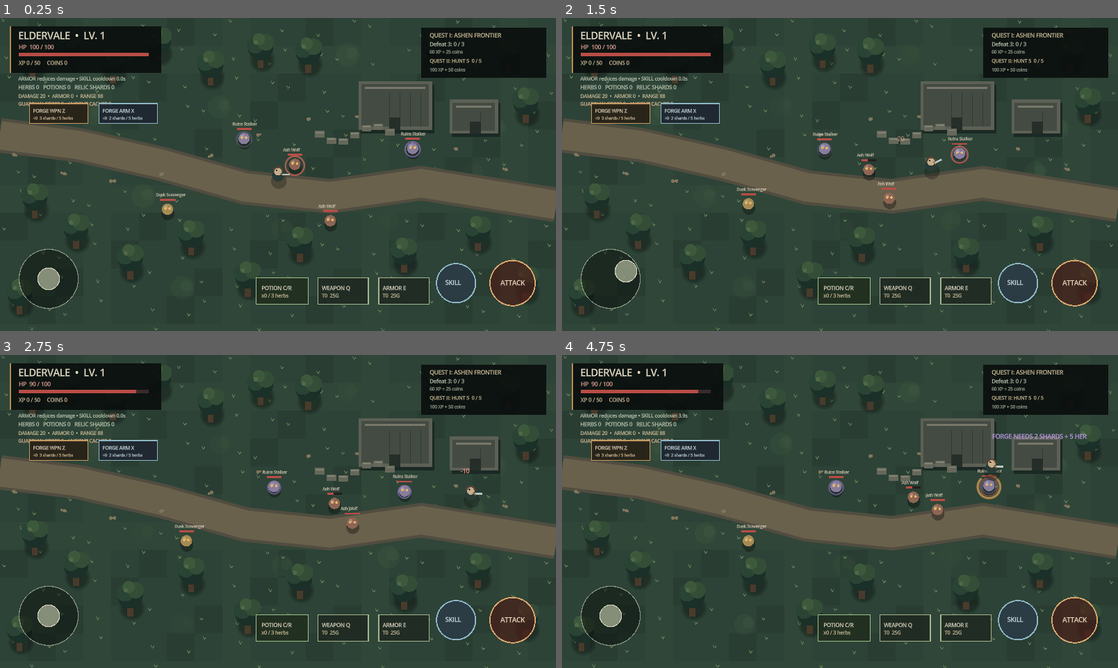
Above: before the commit, frames 1-4 (two rows, left to right).
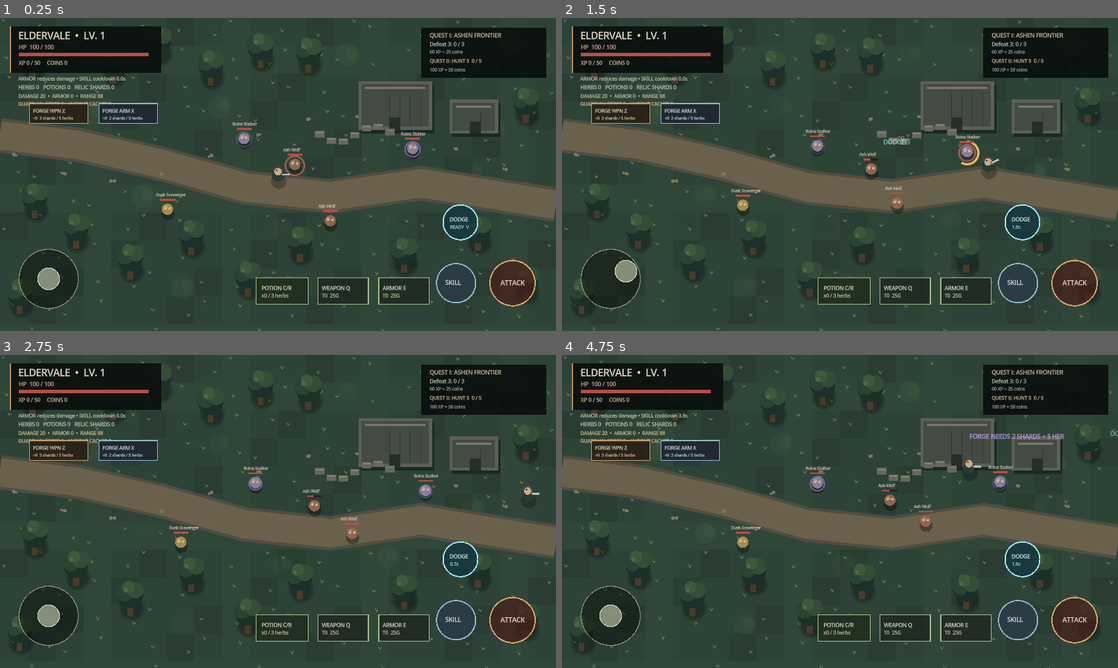
Above: after the commit, the same moments.

Repository: filesgloom-png/ELDERVALE
Game: Godot game, scene res://scenes/main.tscn
Same seed, same stepped clock (60 frames per second), same inputs: the game is played once before the commit and once after it.
Inputs (mouse positions are in pixels of both pictures, inside the frame that each line leads up to):
- Up to frame 1 (0.25 s): no input
- Up to frame 2 (1.5 s): tap Enter (ui_accept) at 0.5, 0.77 s; move the mouse to (962, 158) at 0.52 s; hold Right (ui_right) 0.53-1.25 s; tap V at 0.6 s; click (962, 158) at 0.67 s; drag from (728, 190) to (812, 237) at 1.27 s
- Up to frame 3 (2.75 s): move the mouse to (333, 442) at 2.02 s; hold Right (ui_right) from 2.03 s (still down); tap Q at 2.1 s; tap V at 2.3 s
- Up to frame 4 (4.75 s): release Right (ui_right) at 2.75 s; drag from (812, 574) to (673, 464) at 2.77 s; move the mouse to (1006, 558) at 3.52 s; hold Left (ui_left) 3.53-4.25 s; tap F at 3.6 s; tap Enter (ui_accept) at 3.77 s; tap V at 3.8 s; drag from (673, 464) to (756, 433) at 4.27 s

The runs differ from the first frame. In frame 1, 0.2% of the frame differs, in the area x 79-86%, y 59-72%; in frame 2, 1.5%; in frame 3, 1.5%; in frame 4, 1.9%, in the area x 5-100%, y 8-72%.

Commit message:
feat: add timed dodge roll and attack evasion

Diff:
--- a/scripts/main.gd
+++ b/scripts/main.gd
@@ -21,6 +21,9 @@
 var skill_cooldown := 0.0
 var mob_attack_cooldown := 0.0
 var player_hit_flash := 0.0
+var dodge_time := 0.0
+var dodge_cooldown := 0.0
+var dodge_direction: Vector2 = Vector2.RIGHT
 var weapon_tier := 0
 var armor_tier := 0
 var herbs := 0
@@ -49,6 +52,8 @@
 func _process(delta: float) -> void:
 	elapsed += delta
 	player_hit_flash = maxf(player_hit_flash - delta, 0.0)
+	dodge_time = maxf(dodge_time - delta, 0.0)
+	dodge_cooldown = maxf(dodge_cooldown - delta, 0.0)
 	attack_cooldown = maxf(attack_cooldown - delta, 0.0)
 	skill_cooldown = maxf(skill_cooldown - delta, 0.0)
 	mob_attack_cooldown = maxf(mob_attack_cooldown - delta, 0.0)
@@ -61,7 +66,10 @@
 	var keyboard_vector := Input.get_vector("ui_left", "ui_right", "ui_up", "ui_down")
 	var direction := joystick_vector if joystick_vector.length_squared() > 0.001 else keyboard_vector
 	move_vector = direction.limit_length(1.0)
-	player_position += move_vector * PLAYER_SPEED * delta
+	if dodge_time > 0.0:
+		player_position += dodge_direction * 560.0 * delta
+	else:
+		player_position += move_vector * PLAYER_SPEED * delta
 	player_position.x = clampf(player_position.x, 36.0, WORLD_SIZE.x - 36.0)
 	player_position.y = clampf(player_position.y, 70.0, WORLD_SIZE.y - 35.0)
 	queue_redraw()
@@ -82,6 +90,8 @@
 			_craft_weapon_enchant()
 		elif event.keycode == KEY_X:
 			_craft_armor_enchant()
+		elif event.keycode == KEY_V:
+			_try_dodge()
 	if event is InputEventScreenTouch:
 		if event.pressed and event.position.x < WORLD_SIZE.x * 0.48 and event.position.y > WORLD_SIZE.y * 0.48:
 			joystick_active = true
@@ -114,6 +124,8 @@
 		_craft_weapon_enchant()
 	elif screen_position.distance_to(_forge_armor_button_center()) <= 55.0:
 		_craft_armor_enchant()
+	elif screen_position.distance_to(_dodge_button_center()) <= 50.0:
+		_try_dodge()
 
 func _attack_button_center() -> Vector2:
 	return Vector2(WORLD_SIZE.x - 100.0, WORLD_SIZE.y - 110.0)
@@ -135,6 +147,33 @@
 
 func _forge_armor_button_center() -> Vector2:
 	return Vector2(295.0, 220.0)
+
+func _dodge_button_center() -> Vector2:
+	return Vector2(WORLD_SIZE.x - 220.0, WORLD_SIZE.y - 250.0)
+
+func _try_dodge() -> void:
+	if dodge_cooldown > 0.0 or dodge_time > 0.0:
+		return
+	var desired_direction := joystick_vector if joystick_vector.length_squared() > 0.001 else move_vector
+	if desired_direction.length_squared() <= 0.001:
+		var nearest_direction := Vector2.ZERO
+		var nearest_distance := INF
+		for mob in mobs:
+			if not bool(mob.get("alive", false)):
+				continue
+			var distance := player_position.distance_to(Vector2(mob["pos"]))
+			if distance < nearest_distance:
+				nearest_distance = distance
+				nearest_direction = player_position - Vector2(mob["pos"])
+		desired_direction = nearest_direction
+	if desired_direction.length_squared() <= 0.001:
+		desired_direction = Vector2.RIGHT
+	dodge_direction = desired_direction.normalized()
+	dodge_time = 0.42
+	dodge_cooldown = 2.8
+	combat_effects.append({"kind": "dodge", "pos": player_position, "dir": dodge_direction, "life": 0.30, "duration": 0.30})
+	_add_floating_message("DODGE!", player_position + Vector2(0, -48), Color("#9fe6ef"))
+	queue_redraw()
 
 func _spawn_initial_mobs() -> void:
 	mobs = [
@@ -190,14 +229,17 @@
 				mob["slam_windup"] = slam_windup
 				if slam_windup <= 0.0:
 					if player_position.distance_to(mob_pos) <= 112.0:
-						var slam_damage := maxi(1, (34 if guardian_enraged else 28) - armor_tier * 2 - armor_enchant * 2)
-						player_hp -= slam_damage
-						player_hit_flash = 0.28
-						_add_floating_message("SLAM -%d" % slam_damage, player_position + Vector2(0, -52), Color("#ff8d69"))
 						combat_effects.append({"kind": "pulse", "pos": mob_pos, "life": 0.42, "duration": 0.42})
-						if player_hp <= 0:
-							player_hp = player_max_hp
-							player_position = WORLD_SIZE * 0.5
+						if dodge_time > 0.0:
+							_add_floating_message("SLAM DODGED!", player_position + Vector2(0, -52), Color("#9fe6ef"))
+						else:
+							var slam_damage := maxi(1, (34 if guardian_enraged else 28) - armor_tier * 2 - armor_enchant * 2)
+							player_hp -= slam_damage
+							player_hit_flash = 0.28
+							_add_floating_message("SLAM -%d" % slam_damage, player_position + Vector2(0, -52), Color("#ff8d69"))
+							if player_hp <= 0:
+								player_hp = player_max_hp
+								player_position = WORLD_SIZE * 0.5
 				mob["slam_cooldown"] = 4.8
 			elif distance_to_player <= 180.0 and slam_cooldown <= 0.0:
 				mob["slam_windup"] = 0.82 if guardian_enraged else 1.15
@@ -226,14 +268,17 @@
 				attack_windup = maxf(attack_windup - delta, 0.0)
 				mob["attack_windup"] = attack_windup
 				if attack_windup <= 0.0:
-					var incoming_damage := maxi(1, int(mob["damage"]) - armor_tier * 2 - armor_enchant * 2)
-					player_hp -= incoming_damage
-					player_hit_flash = 0.22
-					_add_floating_message("-%d" % incoming_damage, player_position + Vector2(0, -35), Color("#f28f82"))
+					if dodge_time > 0.0:
+						_add_floating_message("DODGED!", player_position + Vector2(0, -42), Color("#9fe6ef"))
+					else:
+						var incoming_damage := maxi(1, int(mob["damage"]) - armor_tier * 2 - armor_enchant * 2)
+						player_hp -= incoming_damage
+						player_hit_flash = 0.22
+						_add_floating_message("-%d" % incoming_damage, player_position + Vector2(0, -35), Color("#f28f82"))
+						if player_hp <= 0:
+							player_hp = player_max_hp
+							player_position = WORLD_SIZE * 0.5
 					mob["attack_cooldown"] = 0.85 if mob_name != "Ruin Guardian" else 1.25
-					if player_hp <= 0:
-						player_hp = player_max_hp
-						player_position = WORLD_SIZE * 0.5
 			elif local_attack_cooldown <= 0.0:
 				mob["attack_windup"] = windup_duration
 		else:
@@ -783,6 +828,13 @@
 			var slash_color := Color("#f5dfad")
 			slash_color.a = (1.0 - progress) * 0.92
 			draw_arc(center, 30.0 + progress * 8.0, direction.angle() - 0.95, direction.angle() + 0.95, 20, slash_color, 4.0, true)
+		elif String(effect["kind"]) == "dodge":
+			var direction: Vector2 = effect["dir"]
+			var dodge_color := Color("#9fe6ef")
+			dodge_color.a = (1.0 - progress) * 0.8
+			for trail_index in range(3):
+				var trail_offset := -direction * float(trail_index + 1) * 12.0
+				draw_line(Vector2(effect["pos"]) + trail_offset, Vector2(effect["pos"]) + trail_offset - direction * 10.0, dodge_color, 5.0 - float(trail_index))
 		elif String(effect["kind"]) == "hit":
 			var hit_color := Color("#ffd58b")
 			hit_color.a = (1.0 - progress) * 0.95
@@ -866,6 +918,11 @@
 	draw_circle(attack_center, 52.0, Color(0.28, 0.12, 0.10, 0.72))
 	draw_arc(attack_center, 52.0, 0.0, TAU, 48, Color("#d8a66d"), 3.0)
 	draw_string(ThemeDB.fallback_font, attack_center + Vector2(-28, 5), "ATTACK", HORIZONTAL_ALIGNMENT_LEFT, 80, 15, Color("#f0dfc4"))
+	var dodge_center := _dodge_button_center()
+	draw_circle(dodge_center, 40.0, Color(0.08, 0.22, 0.25, 0.88))
+	draw_arc(dodge_center, 40.0, 0.0, TAU, 40, Color("#9fe6ef"), 3.0)
+	draw_string(ThemeDB.fallback_font, dodge_center + Vector2(-25, -2), "DODGE", HORIZONTAL_ALIGNMENT_LEFT, 70, 12, Color("#d7f4f5"))
+	draw_string(ThemeDB.fallback_font, dodge_center + Vector2(-24, 15), "%.1fs" % dodge_cooldown if dodge_cooldown > 0.0 else "READY  V", HORIZONTAL_ALIGNMENT_LEFT, 70, 10, Color("#9fe6ef"))
 	draw_string(ThemeDB.fallback_font, Vector2(42, 144), "ARMOR reduces damage • SKILL cooldown %.1fs" % skill_cooldown, HORIZONTAL_ALIGNMENT_LEFT, -1, 11, Color("#c5cfba"))
 	draw_string(ThemeDB.fallback_font, Vector2(42, 164), "HERBS %d   POTIONS %d   RELIC SHARDS %d" % [herbs, potions, relic_shards], HORIZONTAL_ALIGNMENT_LEFT, -1, 12, Color("#c5cfba"))
 	draw_string(ThemeDB.fallback_font, Vector2(42, 202), "GUARDIAN CORES %d   ANCIENT CACHES %d" % [guardian_cores, ancient_caches], HORIZONTAL_ALIGNMENT_LEFT, -1, 11, Color("#e7bd9a"))
